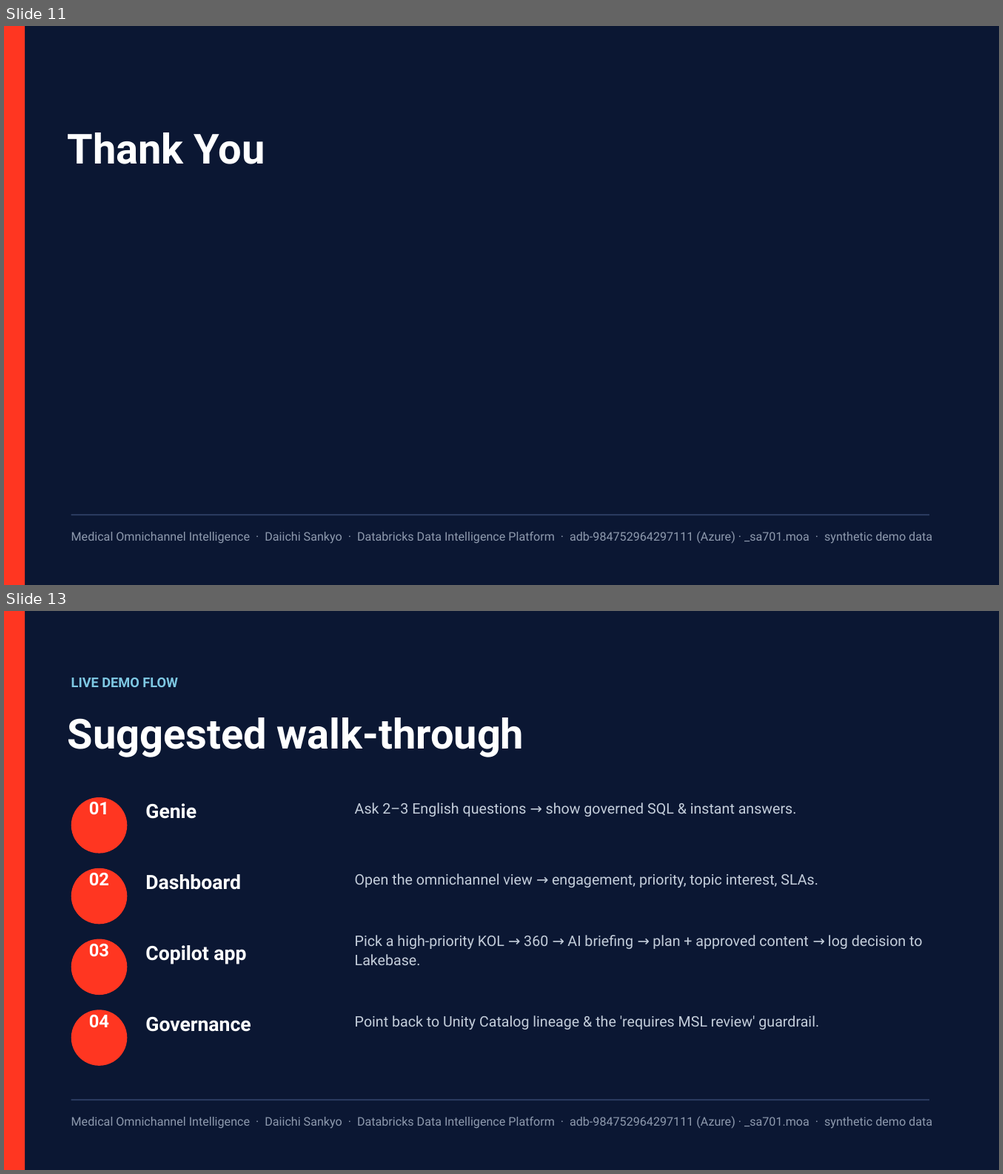
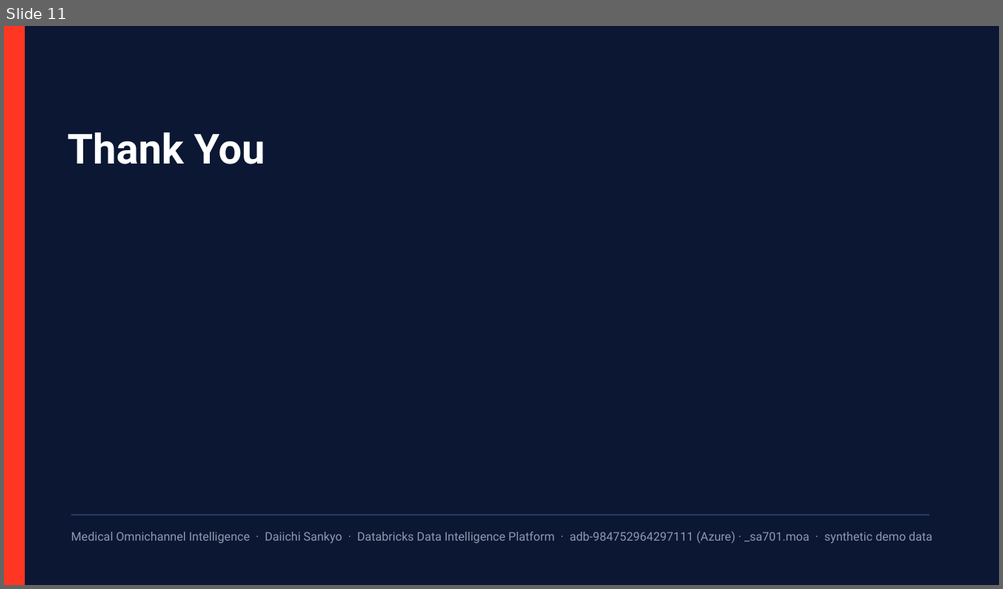
Before and after one commit to srihari-db/Medical-OmniChannel-Analytics-FE, a slide deck: deck/Medical_Omnichannel_Daiichi_Deck.pptx. Shown one above the other, each under a label of ours: slides 11 and 13 before the commit, slide 11 after it; the slides between them are not shown. The pictures are 1003x1174 and 1003x589 pixels, drawn with LibreOffice and Linux fonts; fonts in the diff are those of the drawing. Boxes give left, top, right and bottom in pixels: in the first picture for what was removed or moved away, otherwise in the second. Text is boxed around its words. In the diff, an @@ line names an element or a change of style, - is before the commit and + after.

Commit message:
Remove "Live Demo Flow" slide from deck (PPTX + PDF)
Drops the trailing "LIVE DEMO FLOW" slide/page so both the PPTX (13→12
slides) and the regenerated PDF (13→12 pages) end on "Trust by Design".

```diff
--- a/deck/Medical_Omnichannel_Daiichi_Deck.pptx
+++ b/deck/Medical_Omnichannel_Daiichi_Deck.pptx
@@ slide 13 removed at box(4, 611, 999, 1170), background #FFFFFF @@
@@ rectangle removed at box(4, 611, 999, 1170) @@
@@ rectangle removed at box(4, 611, 25, 1170) @@
@@ text removed at box(71, 678, 178, 687) @@
-LIVE DEMO FLOW
@@ text removed at box(68, 718, 524, 758) @@
-Suggested walk-through
@@ ellipse removed at box(71, 797, 127, 854) @@
@@ text removed at box(89, 799, 109, 815) @@
-01
@@ text removed at box(145, 803, 196, 819) @@
-Genie
@@ text removed at box(355, 803, 797, 817) @@
-Ask 2–3 English questions → show governed SQL & instant answers.
@@ ellipse removed at box(71, 869, 127, 924) @@
@@ text removed at box(89, 873, 109, 886) @@
-02
@@ text removed at box(145, 874, 241, 890) @@
-Dashboard
@@ text removed at box(355, 874, 818, 888) @@
-Open the omnichannel view → engagement, priority, topic interest, SLAs.
@@ ellipse removed at box(71, 940, 127, 995) @@
@@ text removed at box(355, 935, 922, 965) @@
-Pick a high-priority KOL → 360 → AI briefing → plan + approved content → log decision to Lakebase.
@@ text removed at box(89, 944, 109, 957) @@
-03
@@ text removed at box(145, 945, 246, 965) @@
-Copilot app
@@ ellipse removed at box(71, 1010, 127, 1066) @@
@@ text removed at box(89, 1011, 109, 1028) @@
-04
@@ text removed at box(145, 1017, 250, 1032) @@
-Governance
@@ text removed at box(355, 1016, 819, 1030) @@
-Point back to Unity Catalog lineage & the 'requires MSL review' guardrail.
@@ rectangle removed at box(71, 1099, 929, 1101) @@
@@ text removed at box(71, 1116, 932, 1129) @@
-Medical Omnichannel Intelligence · Daiichi Sankyo · Databricks Data Intelligence Platform · adb-984752964297111 (Azure) · _sa701.moa · synthetic demo data
```
Also in this commit, not shown: 1 other file.
